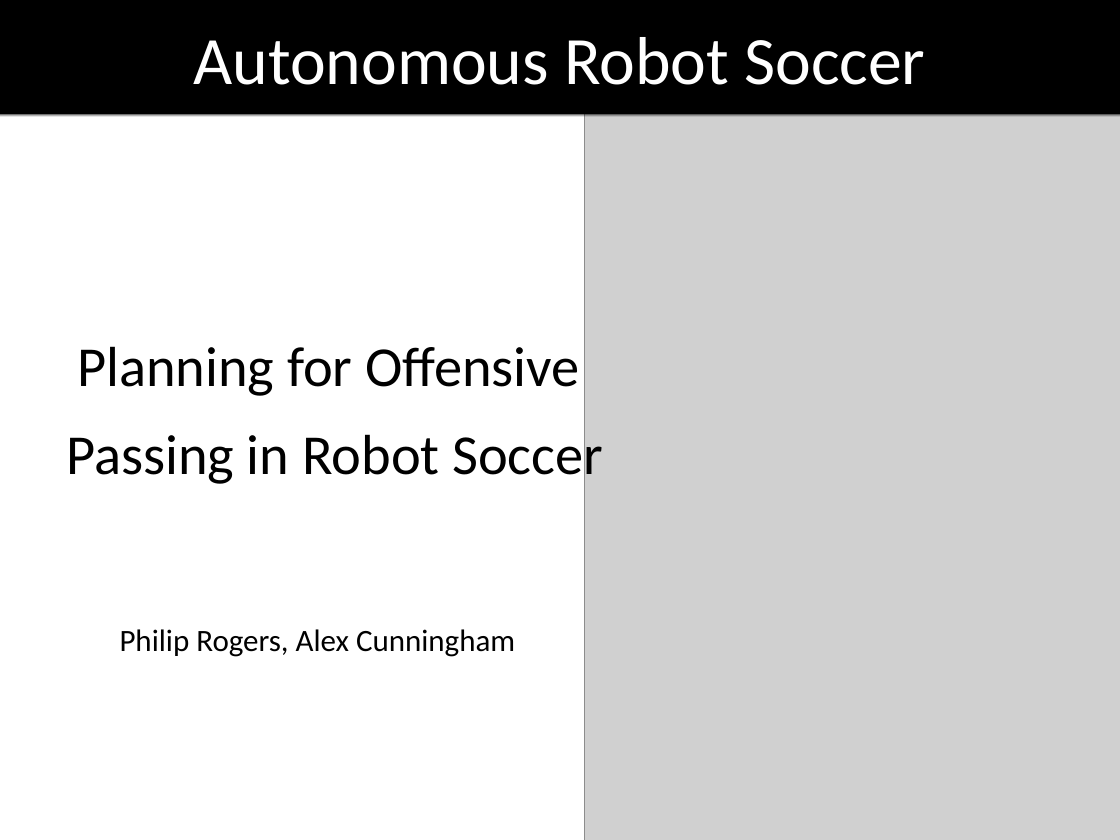
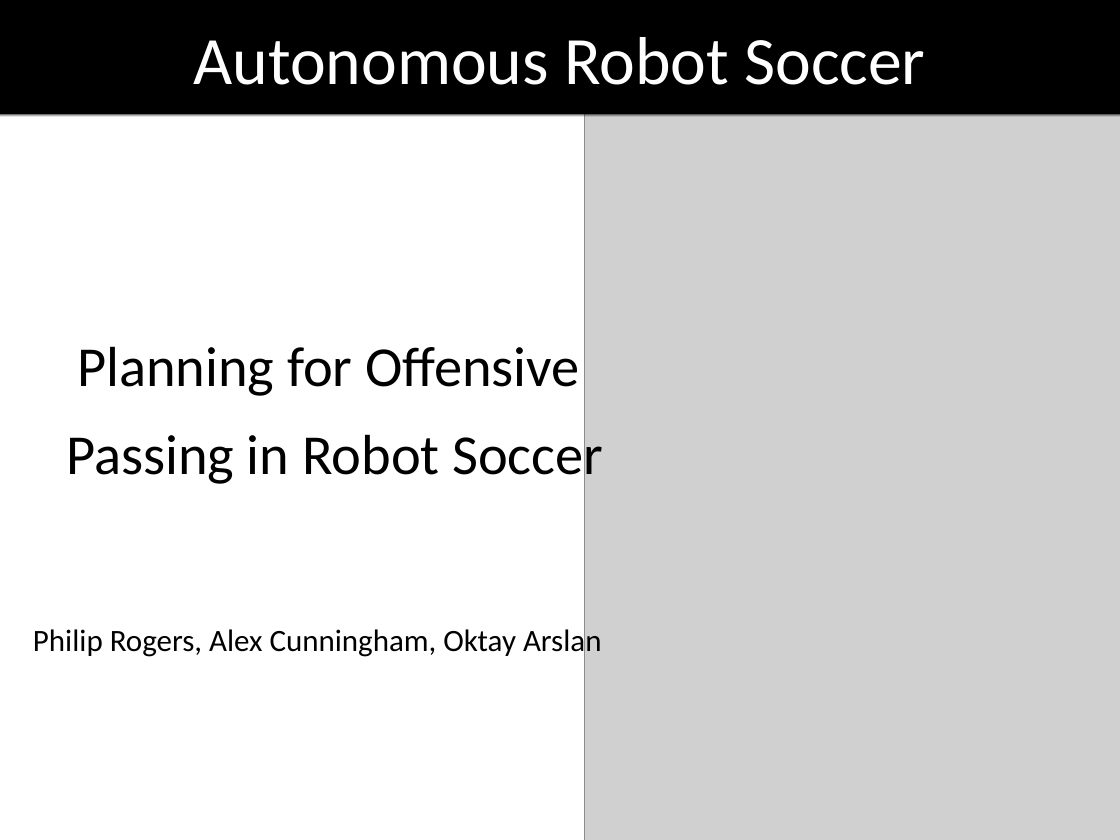
Before and after one commit to oarslan3/gt-cs-rip-projects, a slide deck: slide 1 of final/finalPresentation.odp. Drawn at 1120x840 pixels with LibreOffice and Linux fonts; fonts in the diff are those of the drawing; grey boxes stand for pictures. Boxes give left, top, right and bottom in pixels: in the first picture for what was removed or moved away, otherwise in the second. Text is boxed around its words. In the diff, an @@ line names an element or a change of style, - is before the commit and + after.

```diff
--- a/final/finalPresentation.odp
+++ b/final/finalPresentation.odp
@@ text at [33, 625, 602, 659]: text changed @@
-Philip Rogers, Alex Cunningham
+Philip Rogers, Alex Cunningham, Oktay Arslan
```
Also in this commit, not shown: 2 other slides changed, 2 slides added, 1 slide removed, 1 other file.
